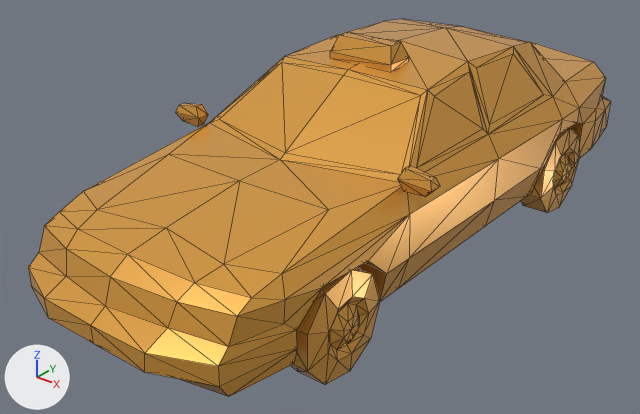
Before and after pictures for a commit that changed the glTF model models/ultimate-pack/low-poly-10/t/vehicles-car-taxi-china.glb.
One viewpoint serves both versions: a camera (50 mm lens) standing at (3.57, -5.1, 3.21) and looking at (-0.17, -0.43, 0.32). Every picture has the same lights, and +X, +Y and +Z are marked at lower left. The first picture is the older version. Mesh edges are drawn as thin lines. Where no turn or scale is listed for an object, it has been applied to the vertices.

Names of what the first picture shows: 'car-taxi-china-base', 'car-taxi-china-wheel_BL', 'car-taxi-china-wheel_FL'.
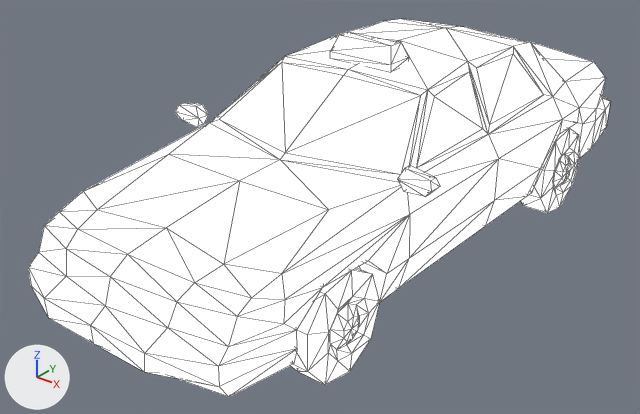
The change, as a list of edits to the scene's bpy script:
```text
Change mat_lowpoly_colors:
    mat_lowpoly_colors.metallic: 0.4 -> 0.0
    mat_lowpoly_colors.base_color: (0.8, 0.388, 0.0631) -> (1.0, 1.0, 1.0)  # orange #e7a747 -> white #ffffff
    mat_lowpoly_colors.roughness: 0.272 -> 0.986
    add mat_lowpoly_colors.emission_strength = 1.0
```

Changed parts and their boxes (x1, y1, x2, y2) in the pictures (640 x 414 px):
'car-taxi-china-base', recoloured, surface changed (orange to white): (28, 19, 611, 397) in both
'car-taxi-china-wheel_FL', recoloured, surface changed (orange to white): (291, 268, 380, 385) in both
'car-taxi-china-wheel_BL', recoloured, surface changed (orange to white): (521, 128, 580, 213) in both
